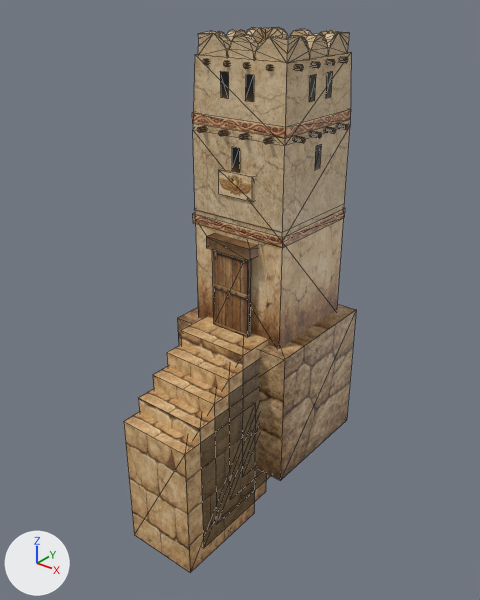
One commit to the COLLADA model art/meshes/structural/hitites/sentry_tower.dae: the scene before it, then after it.
Before and after are seen from a 50 mm lens placed at (17.8, -24.6, 15.5), pointed at (0.2, -2.5, 1.8). The axes (+X, +Y, +Z) are drawn at lower left. The lights are the same throughout. The picture after the commit comes second. Mesh edges are drawn as thin lines. Where no turn or scale is listed for an object, it has been applied to the vertices.

The older version as bpy lines, for what is in view:
```python
me_cube_002 = bpy.data.meshes.new('Cube.002')
me_cube_002.from_pydata(...)  # 830 vertices, 1096 faces; spans x -3.3..3.3, y -8.4..3.2, z -9.7..13.4
me_cube_002.materials.append(mat_material_002)  # picture img_hitites_struct_png
ob_defense_tower01 = bpy.data.objects.new('defense_tower01', me_cube_002)
ob_defense_tower01.location = (0.0, 0.0, 0.0)
```
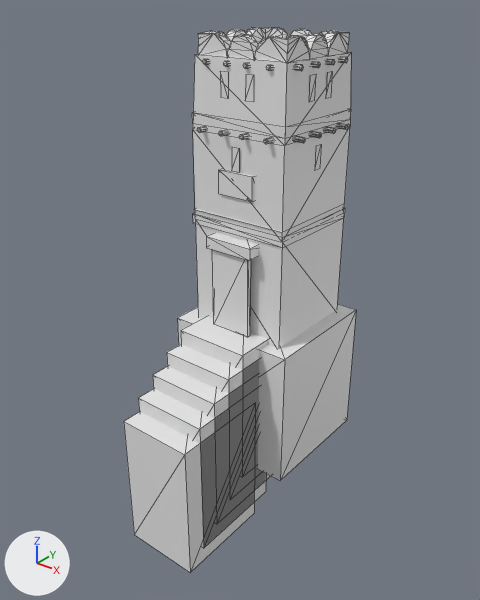
Where the newer file only moved an object's origin or applied its transform, the numbers keep the older frame.

Where the change shows, as pixel boxes (x1, y1, x2, y2) in the pictures (480 x 600 px):
```json
{"object": "defense_tower01", "change": "recoloured", "before": [124, 27, 356, 572], "after": [124, 27, 356, 572], "on screen": "brown to white"}
```

Scene script edits in JSON lines:
```json
{"op": "add", "block": "mat_material_006", "code": ["mat_material_006 = principled_material('Material.006')", "mat_material_006.base_color = (0.8, 0.8, 0.8)  # white #e7e7e7"]}
{"block": "me_cube_002", "where": "me_cube_002.from_pydata(...)  # 830 vertices, 1096 faces; spans x -3.3..3.3, y -8.4..3.2, z -9.7..13.4"}
{"op": "remove", "block": "me_cube_002", "code": "me_cube_002.materials.append(mat_material_002)  # picture img_hitites_struct_png"}
{"op": "add", "block": "me_cube_002", "code": "me_cube_002.materials.append(mat_material_006)  # white #e7e7e7"}
```
